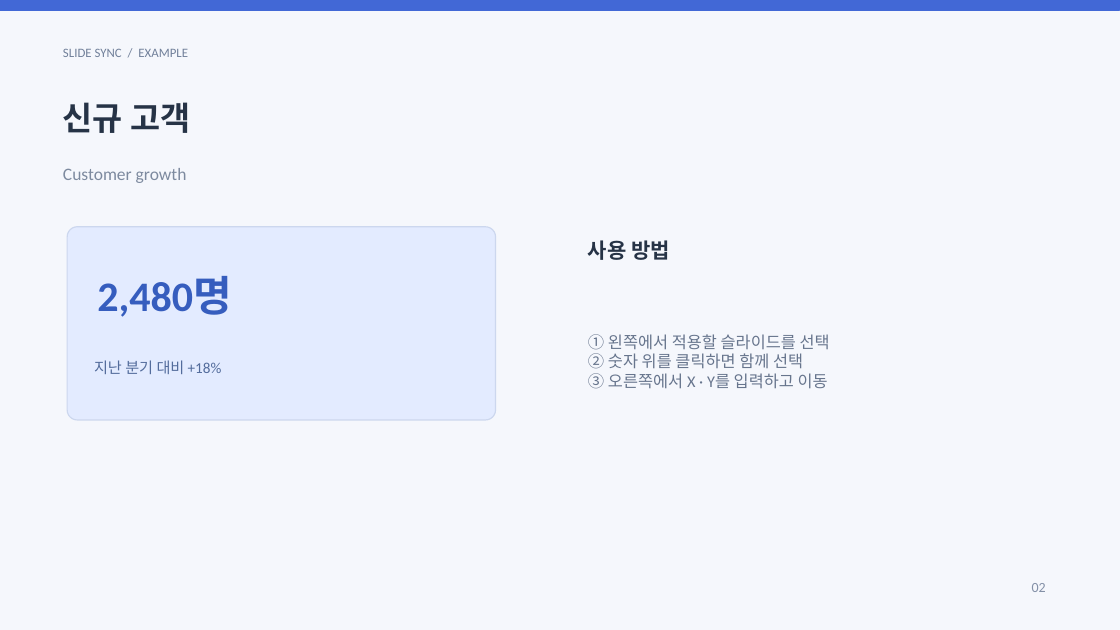
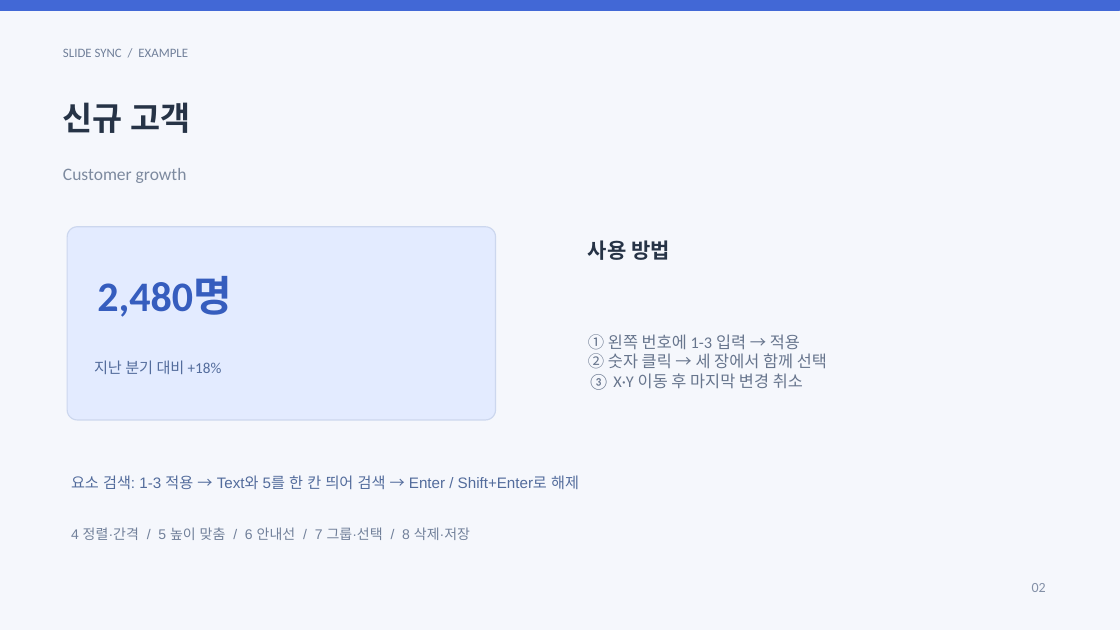
Before and after one commit to miewone/Slide-Sync, a slide deck: slide 2 of public/sample.pptx. Drawn at 1120x630 pixels with LibreOffice and Linux fonts; fonts in the diff are those of the drawing. Boxes give left, top, right and bottom in pixels: in the first picture for what was removed or moved away, otherwise in the second. Text is boxed around its words. In the diff, an @@ line names an element or a change of style, - is before the commit and + after.

Commit message:
feat(sample): 주요 기능을 실습할 예제 슬라이드를 확장
- 기존 3장에 검색·동시 편집 안내를 보강하고 기능별 실습 5장을 추가
- 위키에 실습 순서를 문서화하고 브라우저 검증의 예제 장수를 조정

검증:
- npm run build 통과
- npm test 통과 (9개)
- npm run test:browser 통과
- git diff --cached --check 통과

```diff
--- a/public/sample.pptx
+++ b/public/sample.pptx
@@ text at box(588, 334, 827, 390): text changed @@
-① 왼쪽에서 적용할 슬라이드를 선택
-② 숫자 위를 클릭하면 함께 선택
-③ 오른쪽에서 X · Y를 입력하고 이동
+① 왼쪽 번호에 1-3 입력 → 적용
+② 숫자 클릭 → 세 장에서 함께 선택
+③ X·Y 이동 후 마지막 변경 취소
@@ text added at box(71, 475, 579, 489), 13 pt, text #536C9C @@
+요소 검색: 1-3 적용 → Text와 5를 한 칸 띄어 검색 → Enter / Shift+Enter로 해제
@@ text added at box(71, 527, 470, 540), 12 pt, text #71809A @@
+4 정렬·간격 / 5 높이 맞춤 / 6 안내선 / 7 그룹·선택 / 8 삭제·저장
```
Also in this commit, not shown: 2 other slides changed, 5 slides added, 5 other files.
